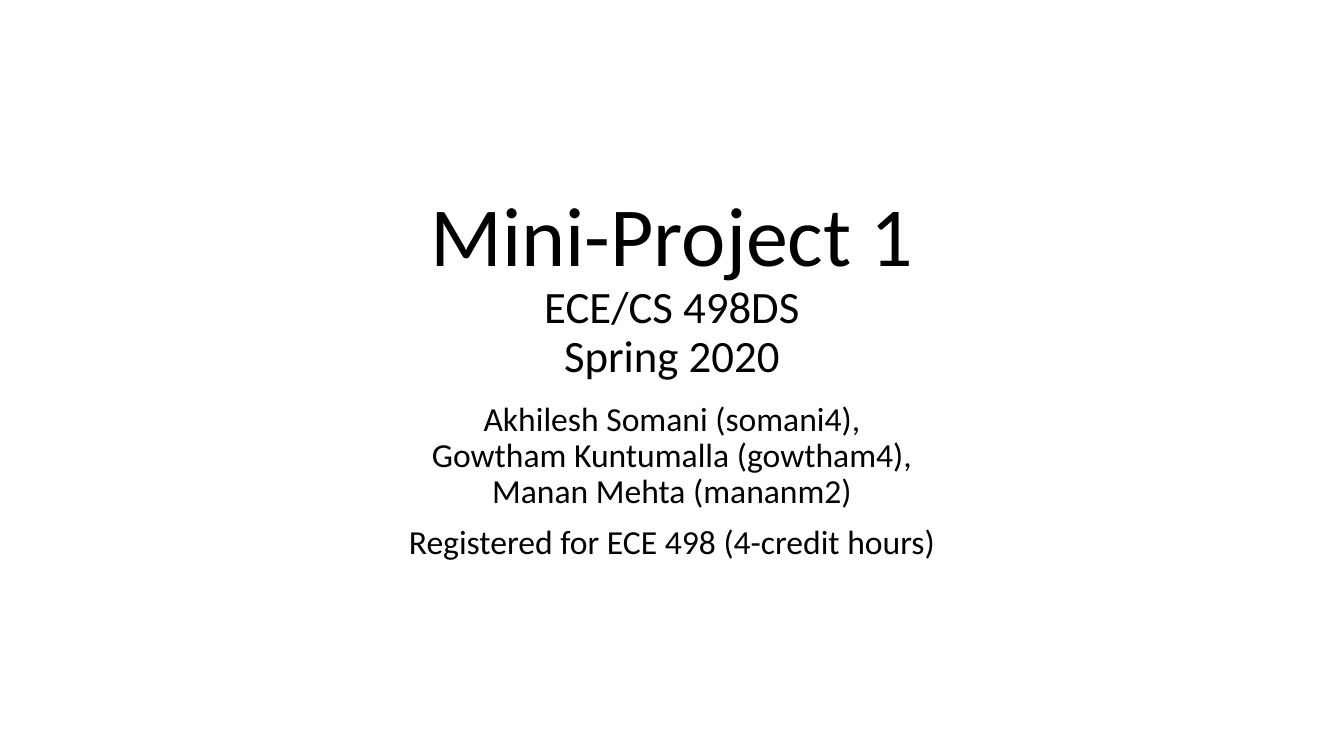
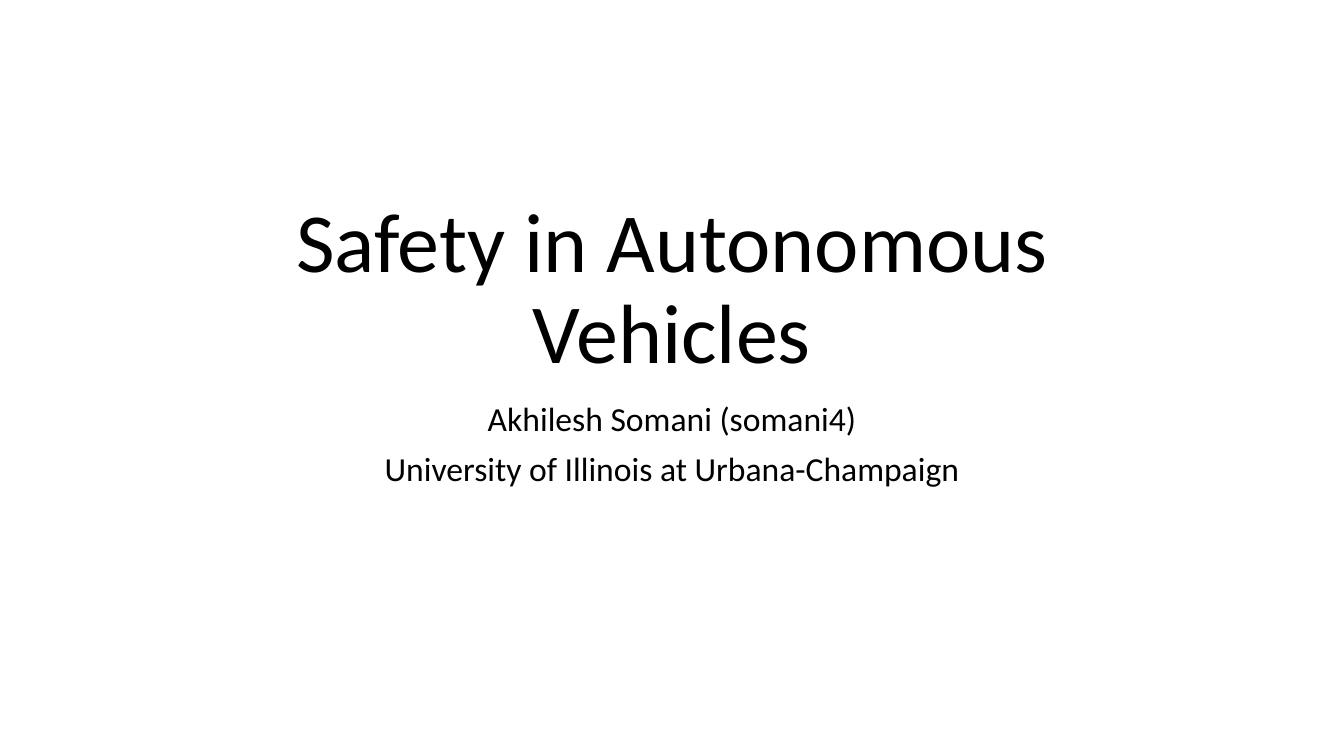
Before and after one commit to akhilesh-somani/Data-Analytics-for-Safety-in-Autonomous-Vehicles, a slide deck: slide 1 of somani4_MP1.pptx. Drawn at 1344x756 pixels with LibreOffice and Linux fonts; fonts in the diff are those of the drawing. Boxes give left, top, right and bottom in pixels: in the first picture for what was removed or moved away, otherwise in the second. Text is boxed around its words. In the diff, an @@ line names an element or a change of style, - is before the commit and + after.

```diff
--- a/somani4_MP1.pptx
+++ b/somani4_MP1.pptx
@@ title at [296,214,1048,364]: text changed; size 32 to 60 pt @@
-Mini-Project 1
-ECE/CS 498DS
-Spring 2020
+Safety in Autonomous Vehicles
@@ subtitle at [385,406,959,487]: text changed @@
-Akhilesh Somani (somani4),
-Gowtham Kuntumalla (gowtham4),
-Manan Mehta (mananm2)
-Registered for ECE 498 (4-credit hours)
+Akhilesh Somani (somani4)
+University of Illinois at Urbana-Champaign
```
Also in this commit, not shown: 1 slide removed, 1 other file.
